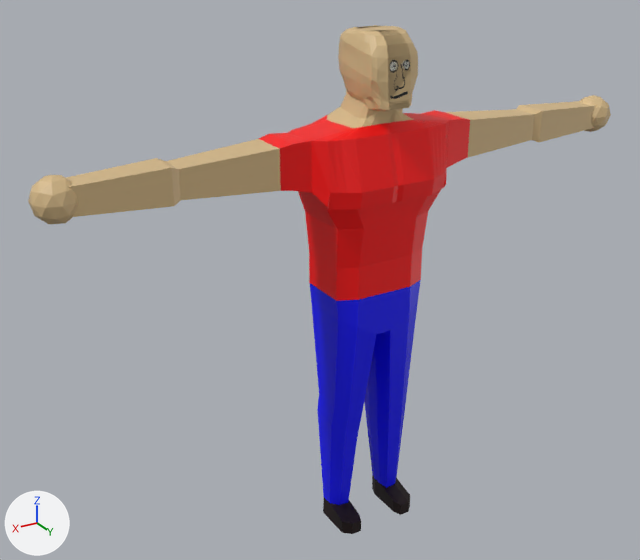
The Blender file 99 storeys to go (actual game stuff)/Assets/_blend files/human model.blend: old version first, new version second.
The view is the same before and after, from a 50 mm camera at (8.64, 12.31, 5.53) aimed at (0.71, -0.91, -1.08). Arrows for +X, +Y and +Z are at lower left; the lights stay in place.
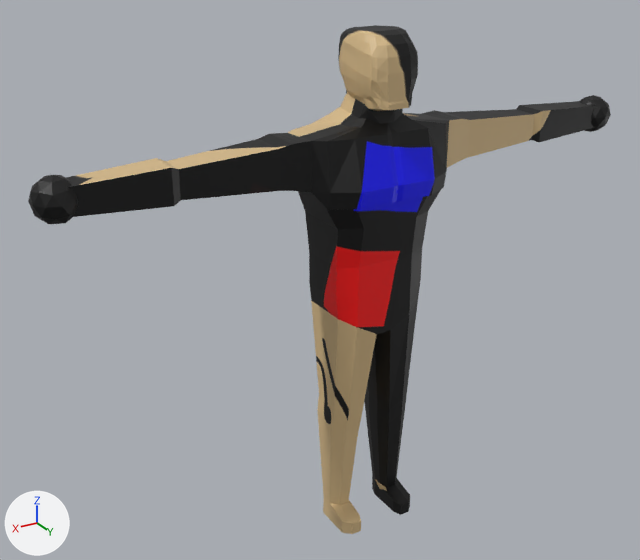
Pixel boxes [x1, y1, x2, y2] of what changed, in the pictures (640 x 560 px):
part 1 of me_cylinder, cut back
    before: [66, 25, 596, 534]
    after: [281, 94, 454, 409]
part 2 of me_cylinder, surface changed (brown to black)
    both: [28, 26, 611, 532]

Diff of the bpy script that builds the scene:
```diff
--- a/99 storeys to go (actual game stuff)/Assets/_blend files/human model.blend.py
+++ b/99 storeys to go (actual game stuff)/Assets/_blend files/human model.blend.py
@@ me_cylinder @@
 # used by ob_cylinder; location = (0.0, 0.0, 0.0)
-me_cylinder.from_pydata(...)  # 1321 vertices, 1319 faces; spans x -5.91..5.91, y -1.25..0.52, z -6.18..3.55
+me_cylinder.from_pydata(...)  # 714 vertices, 749 faces; spans x -5.91..5.91, y -1.25..0.52, z -6.18..3.55
+# me_cylinder part 1: 4 vertices moved from x -1.22..1.22, y -0.17..-0.1, z 0.93..2.0 to x -1.22..1.22, y -0.44..-0.37, z 0.93..2.0; 625 vertices removed from x -3.89..3.89, y -1.25..0.52, z -6.18..3.55; 18 vertices added at x -1.43..1.43, y -0.44..0.2, z -1.46..2.15
+# me_cylinder part 2: 508 kept faces spanning x -5.91..5.91, y -1.25..0.52, z -6.18..3.55 get new texture (UV) coordinates
 me_cylinder.materials.append(mat_texture)
```
